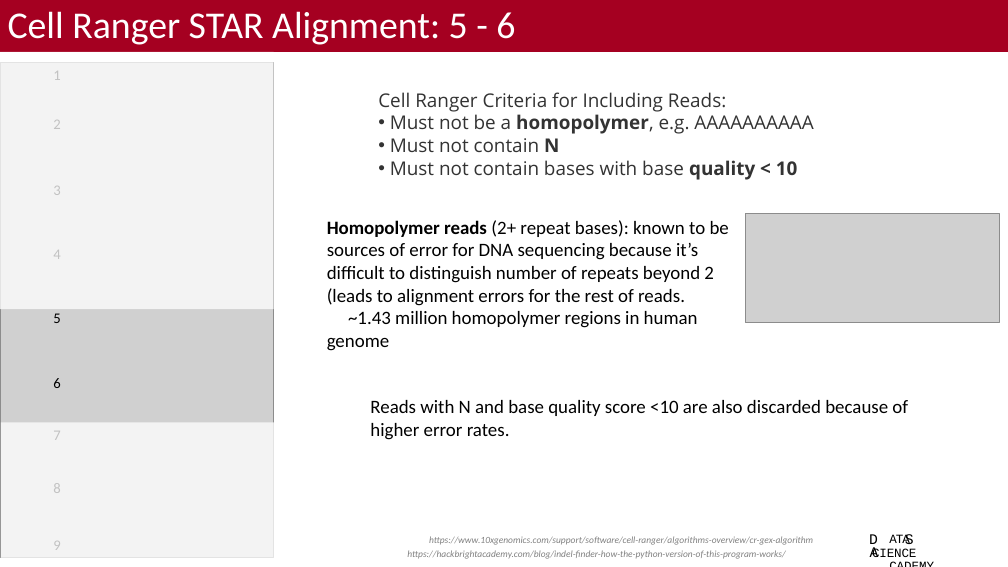
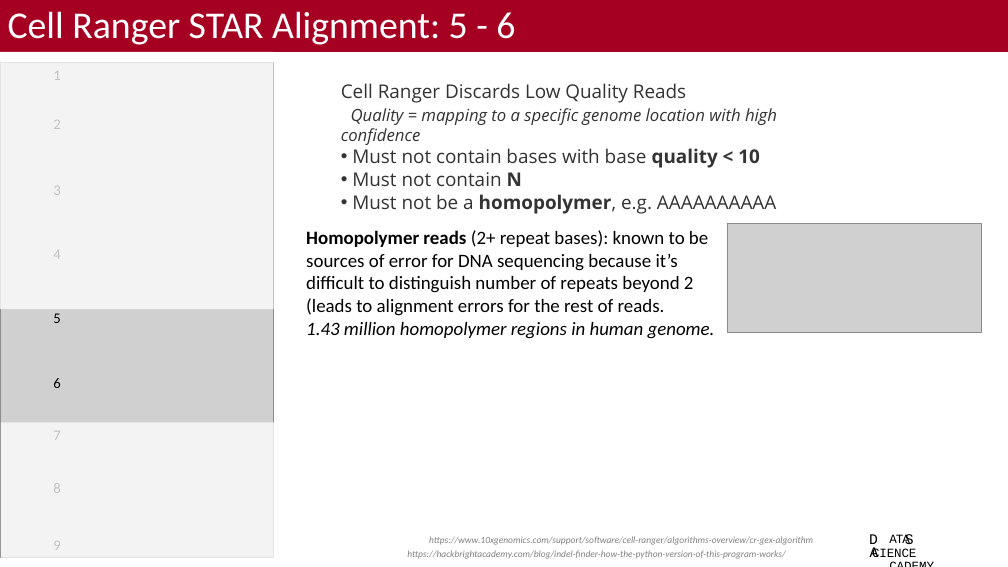
Before and after one commit to bacorli2/scrna_workshop, a slide deck: slide 6 of M2_CellRanger_Alignment/M2_CellRanger.pptx. Drawn at 1008x567 pixels with LibreOffice and Linux fonts; fonts in the diff are those of the drawing; grey boxes stand for pictures; background and template pictures are left out. Boxes give left, top, right and bottom in pixels: in the first picture for what was removed or moved away, otherwise in the second. Text is boxed around its words. In the diff, an @@ line names an element or a change of style, - is before the commit and + after.

```diff
--- a/M2_CellRanger_Alignment/M2_CellRanger.pptx
+++ b/M2_CellRanger_Alignment/M2_CellRanger.pptx
@@ text "Cell Ranger Discards Low Quality ...": place and size @@
-text "Cell Ranger Discards Low Quality ..." at bbox=[378, 92, 813, 180]
+text "Cell Ranger Discards Low Quality ..." at bbox=[341, 83, 777, 214]
@@ text at bbox=[341, 83, 777, 186]: text changed @@
-Cell Ranger Criteria for Including Reads:
+Cell Ranger Discards Low Quality Reads
+Quality = mapping to a specific genome location with high confidence
+• Must not contain bases with base quality < 10
+• Must not contain N
@@ text at bbox=[390, 138, 798, 180]: paragraphs removed @@
-• Must not contain N
-• Must not contain bases with base quality < 10
@@ text "Homopolymer reads (2+ repeat bases): ...": place and size @@
-text "Homopolymer reads (2+ repeat bases): ..." at bbox=[327, 220, 729, 351]
+text "Homopolymer reads (2+ repeat bases): ..." at bbox=[306, 230, 715, 339]
@@ picture: place and size @@
-picture at bbox=[746, 213, 1000, 323]
+picture at bbox=[727, 224, 982, 333]
@@ text at bbox=[306, 322, 715, 339]: text changed; italic on @@
-~1.43 million homopolymer regions in human genome
+1.43 million homopolymer regions in human genome.
@@ text removed at bbox=[370, 400, 908, 440] @@
-Reads with N and base quality score <10 are also discarded because of higher error rates.
```
Also in this commit, not shown: 2 other slides changed.
